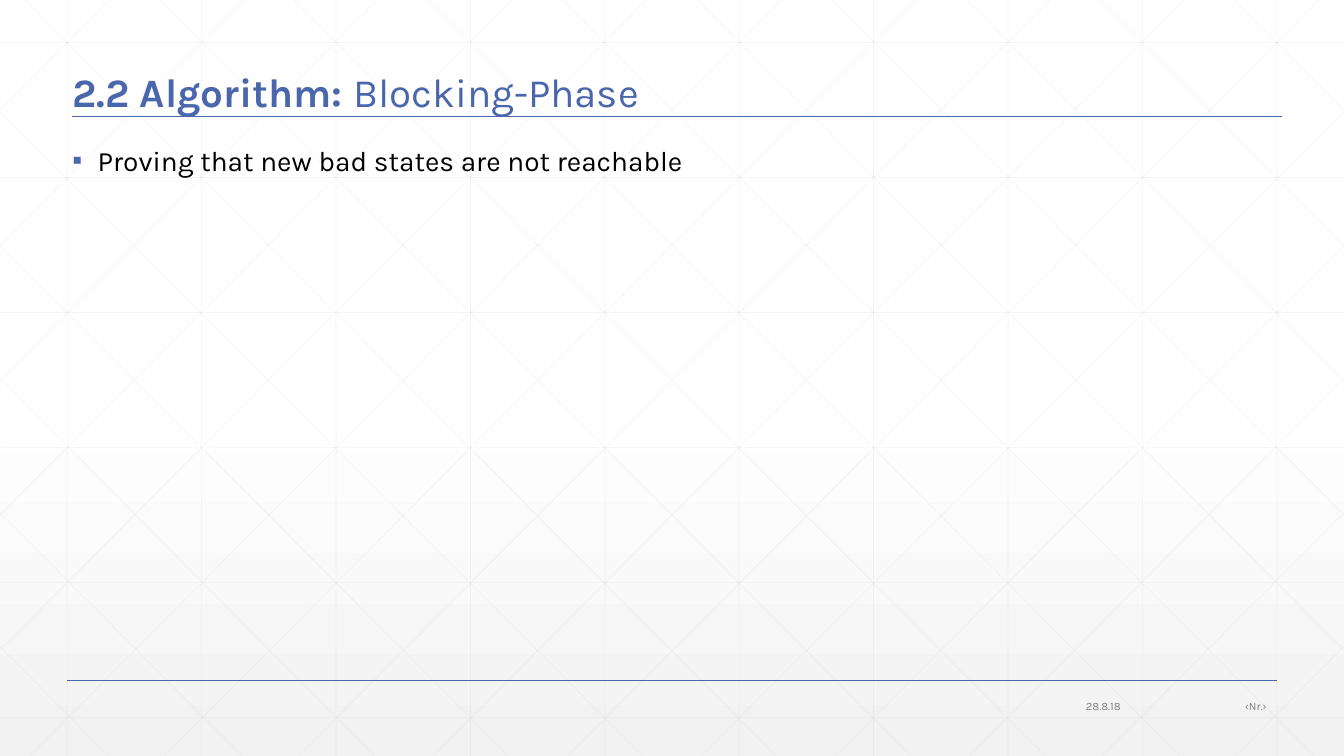
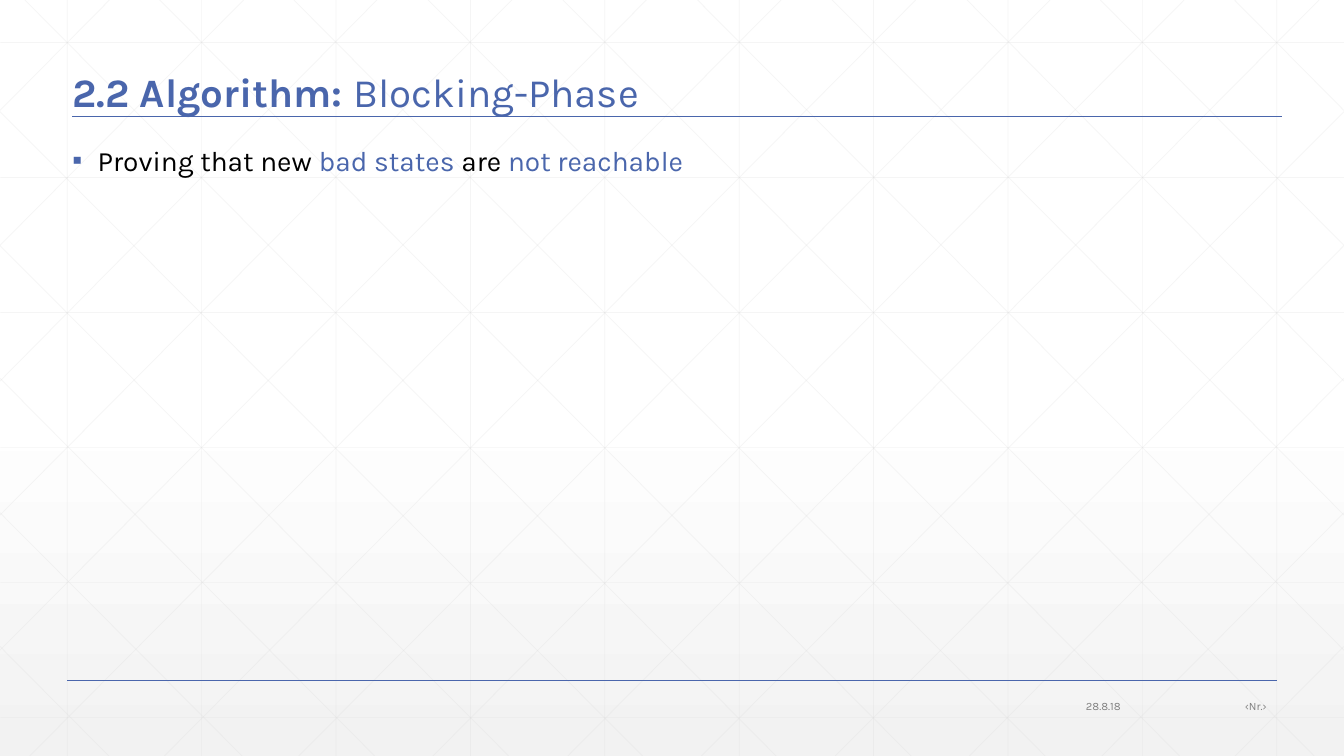
Before and after one commit to JonasWerner/BachelorThesis, a slide deck: slide 18 of Presentation/pdr_presentation.pptx. Drawn at 1344x756 pixels with LibreOffice and Linux fonts; fonts in the diff are those of the drawing; grey boxes stand for pictures. Boxes give left, top, right and bottom in pixels: in the first picture for what was removed or moved away, otherwise in the second. Text is boxed around its words. In the diff, an @@ line names an element or a change of style, - is before the commit and + after.

Commit message:
Added slides to lifted blocking-phase and propagation-phase

```diff
--- a/Presentation/pdr_presentation.pptx
+++ b/Presentation/pdr_presentation.pptx
@@ text "Proving that new bad states ..." at (98, 151, 683, 178): text colour #000000 to #4A66AC in "bad states not reachable" @@
```
Also in this commit, not shown: 6 other slides changed, 9 slides added, 1 other file.
